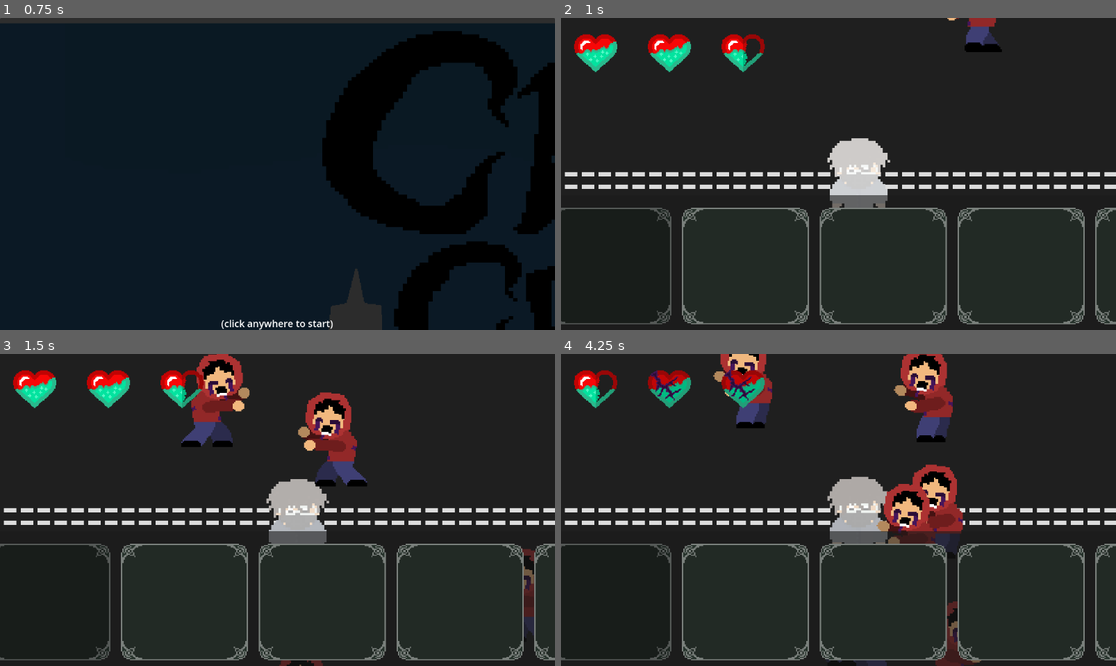
Above: before the commit, frames 1-4 (two rows, left to right).
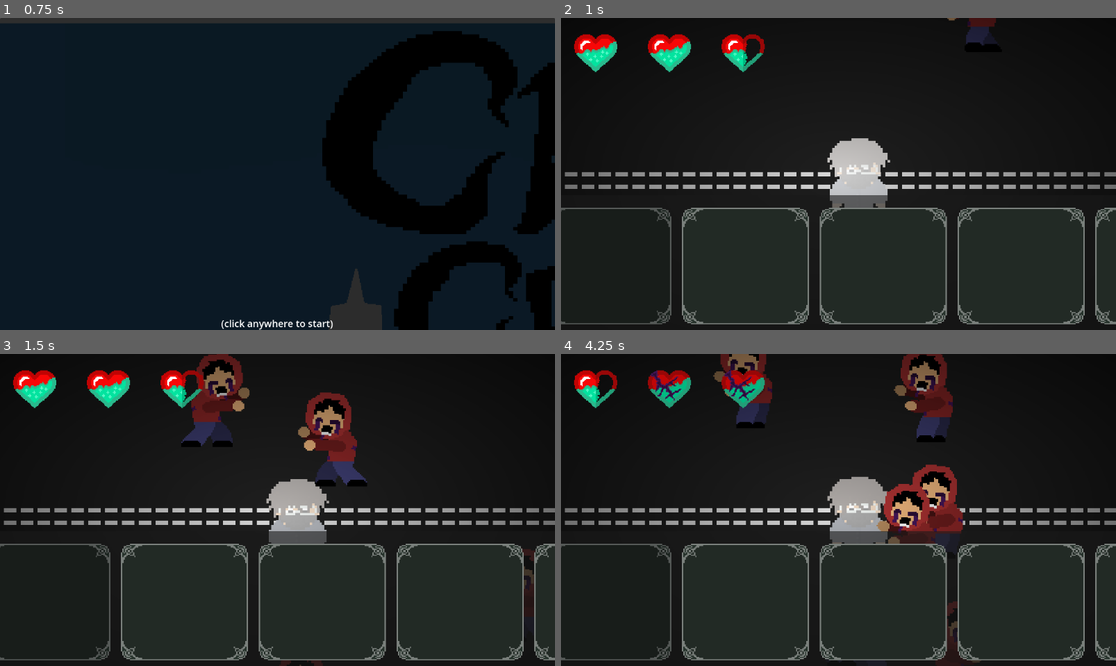
Above: after the commit, the same moments.

Repository: xern0/SleepyShrimpStudios-ChemicalCleanse
Game: Godot game, scene res://main_menu.tscn
Two runs of this game, one before a commit and one after it. Both use one fixed random seed, a clock stepped at 60 frames per second and the inputs below. The engine's default icon, where the game draws it, is replaced by a stand-in: a white triangle on a blue panel in a dark square.
Inputs (mouse positions are in pixels of both pictures, inside the frame that each line leads up to):
- Up to frame 1 (0.75 s): tap Enter at 0.5 s; move the mouse to (399, 158) at 0.52 s; hold Right (attack right) from 0.53 s (still down); hold E (interact) from 0.53 s (still down); click (399, 158) at 0.67 s
- Up to frame 2 (1 s): keep holding Right (attack right); keep holding E (interact)
- Up to frame 3 (1.5 s): release Right (attack right) at 1.25 s; release E (interact) at 1.25 s; drag from (38, 600) to (294, 600) at 1.27 s
- Up to frame 4 (4.25 s): move the mouse to (738, 600) at 2.02 s; hold Right (attack right) 2.03-2.75 s; hold Shift (run) 2.03-2.75 s; click (738, 600) at 2.17 s; drag from (877, 600) to (927, 528) at 2.77 s; drag from (1010, 600) to (927, 528) at 3.52 s

Frame 1 is identical in both runs. In frame 2, 2.1% of the frame differs, in the area x 0-100%, y 0-55%; in frame 3, 4.9%; in frame 4, 5.5%, in the area x 0-100%, y 0-100%.

Commit message:
vignette

Diff:
--- /dev/null
+++ b/chemical-cleanse/color_rect.gd
@@ -0,0 +1,11 @@
+extends ColorRect
+
+
+# Called when the node enters the scene tree for the first time.
+func _ready() -> void:
+	pass # Replace with function body.
+
+
+# Called every frame. 'delta' is the elapsed time since the previous frame.
+func _process(delta: float) -> void:
+	pass
--- a/chemical-cleanse/hurtbox.tscn
+++ b/chemical-cleanse/hurtbox.tscn
@@ -1,8 +1,15 @@
-[gd_scene load_steps=4 format=3 uid="uid://k1pxhnymcnwl"]
+[gd_scene load_steps=6 format=3 uid="uid://k1pxhnymcnwl"]
 
 [ext_resource type="Script" uid="uid://lyoxmwo46j2i" path="res://hurtbox.gd" id="1_id7pq"]
 [ext_resource type="Script" uid="uid://3t5cpyng2lrv" path="res://health_ui_fix.gd" id="2_7aq2l"]
+[ext_resource type="Shader" uid="uid://8gu0pddr1u1d" path="res://vignette.gdshader" id="3_41tfq"]
 [ext_resource type="Texture2D" uid="uid://b3refa15cau5a" path="res://assets/Health asset.png" id="3_w84kf"]
+
+[sub_resource type="ShaderMaterial" id="ShaderMaterial_oxmog"]
+shader = ExtResource("3_41tfq")
+shader_parameter/alpha = 0.5
+shader_parameter/inner_radius = 0.0
+shader_parameter/outer_radius = 1.0
 
 [node name="hurtbox" type="Area2D"]
 script = ExtResource("1_id7pq")
@@ -11,6 +18,16 @@
 scale = Vector2(1.5, 1.5)
 transform = Transform2D(1.5, 0, 0, 1.5, 0, 0)
 script = ExtResource("2_7aq2l")
+
+[node name="ColorRect" type="ColorRect" parent="health ui fix"]
+material = SubResource("ShaderMaterial_oxmog")
+anchors_preset = -1
+anchor_right = 0.6666667
+anchor_bottom = 0.6666667
+grow_horizontal = 2
+grow_vertical = 2
+size_flags_vertical = 3
+metadata/_edit_use_anchors_ = true
 
 [node name="hearts" type="HBoxContainer" parent="health ui fix"]
 offset_right = 200.0
--- a/chemical-cleanse/project.godot
+++ b/chemical-cleanse/project.godot
@@ -90,6 +90,7 @@
 inventory={
 "deadzone": 0.2,
 "events": [Object(InputEventKey,"resource_local_to_scene":false,"resource_name":"","device":-1,"window_id":0,"alt_press …(192 unchanged characters)…
+, Object(InputEventJoypadButton,"resource_local_to_scene":false,"resource_name":"","device":-1,"button_index":6,"pressure":0.0,"pressed":true,"script":null)
 ]
 }
 slot_1={
--- /dev/null
+++ b/chemical-cleanse/vignette.gdshader
@@ -0,0 +1,12 @@
+shader_type canvas_item;
+
+uniform float alpha = 1.0;
+uniform float inner_radius = 0.0;
+uniform float outer_radius = 1.0;
+
+void fragment() {
+	float x = abs(UV.r-.5)*2.0;
+	float y = abs(UV.g-.5)*2.0;
+	float q = 1.0-(1.0-sqrt(x*x+y*y)/outer_radius)/(1.0-inner_radius);
+	COLOR = vec4(0, 0, 0, q*alpha);
+}
Not shown, added: chemical-cleanse/color_rect.gd.uid
Not shown, added: chemical-cleanse/vignette.gdshader.uid
